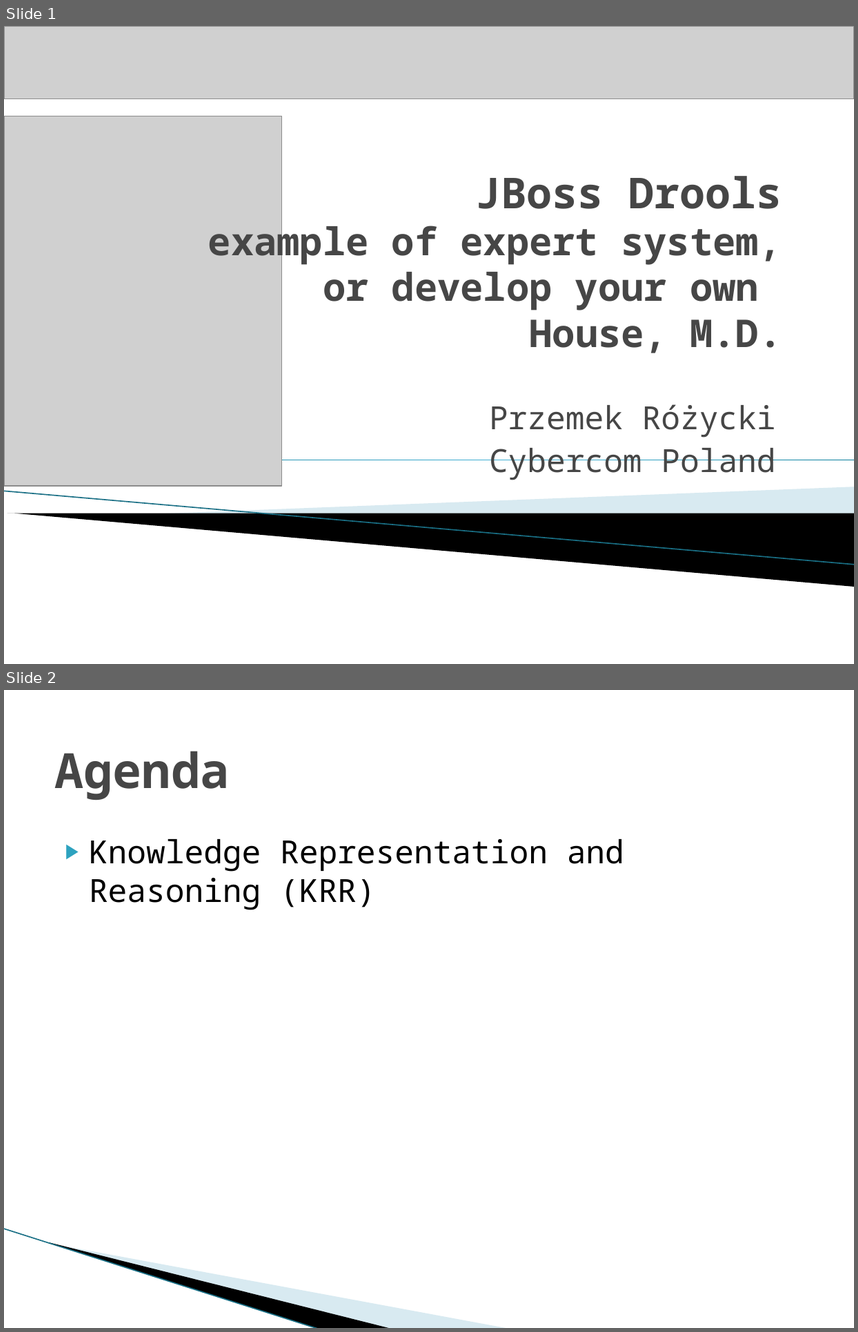
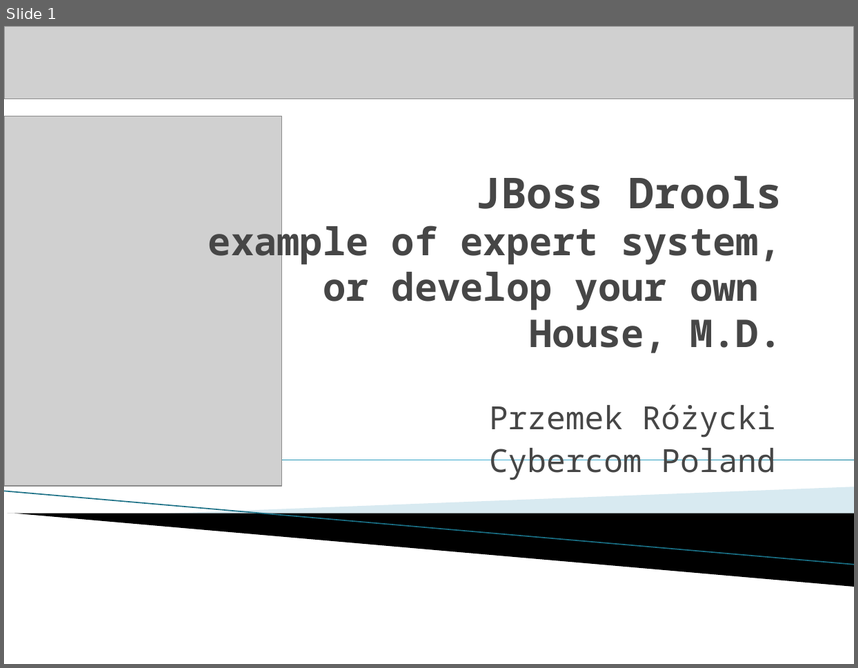
Before and after one commit to gspandy/drools-presentation-and-examples, a slide deck: drools-business-rules-engine.pptx. Shown one above the other, each under a label of ours: slides 1 and 2 before the commit, slide 1 after it. The pictures are 858x1332 and 858x668 pixels, drawn with LibreOffice and Linux fonts; fonts in the diff are those of the drawing; grey boxes stand for pictures; background and template pictures are left out. Boxes give left, top, right and bottom in pixels: in the first picture for what was removed or moved away, otherwise in the second. Text is boxed around its words. In the diff, an @@ line names an element or a change of style, - is before the commit and + after.

```diff
--- a/drools-business-rules-engine.pptx
+++ b/drools-business-rules-engine.pptx
@@ slide 2 removed at (x1=4, y1=690, x2=854, y2=1328), background #FFFFFF @@
@@ title removed at (x1=55, y1=751, x2=229, y2=800) @@
-Agenda
@@ text removed at (x1=89, y1=839, x2=624, y2=910) @@
-▶ Knowledge Representation and Reasoning (KRR)
@@ freeform shape removed at (x1=70, y1=1155, x2=424, y2=1290) @@
@@ freeform shape removed at (x1=4, y1=1228, x2=352, y2=1306) @@
@@ line removed from (4, 1228) to (319, 1328) @@
```
Also in this commit, not shown: 1 slide changed, 5 slides added, 16 other files.
